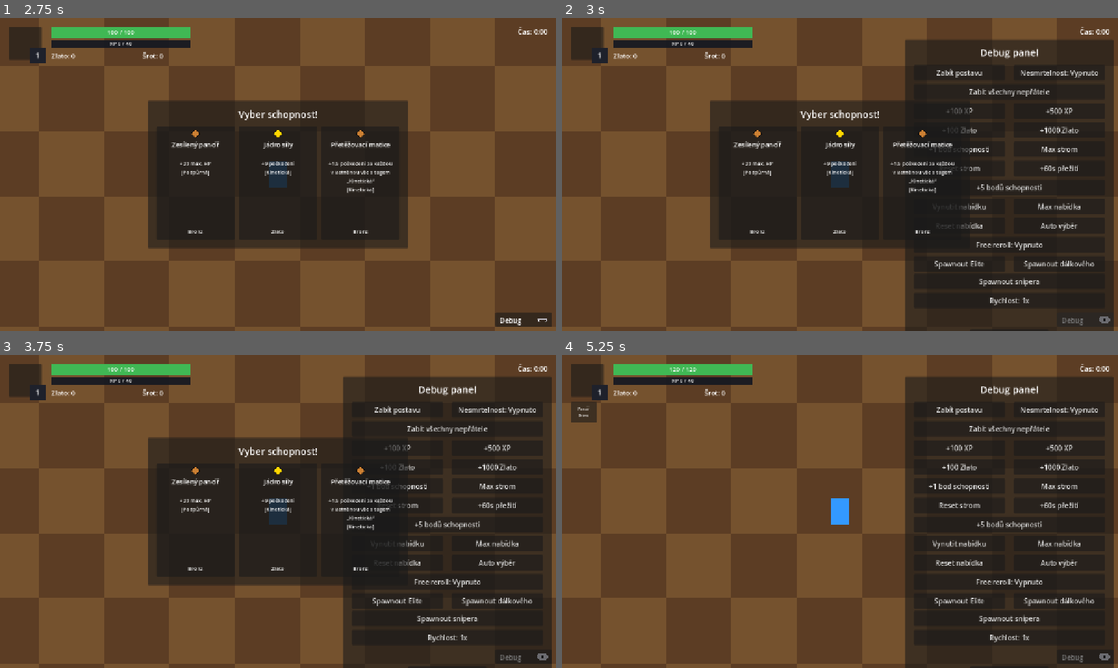
Above: before the commit, frames 1-4 (two rows, left to right).
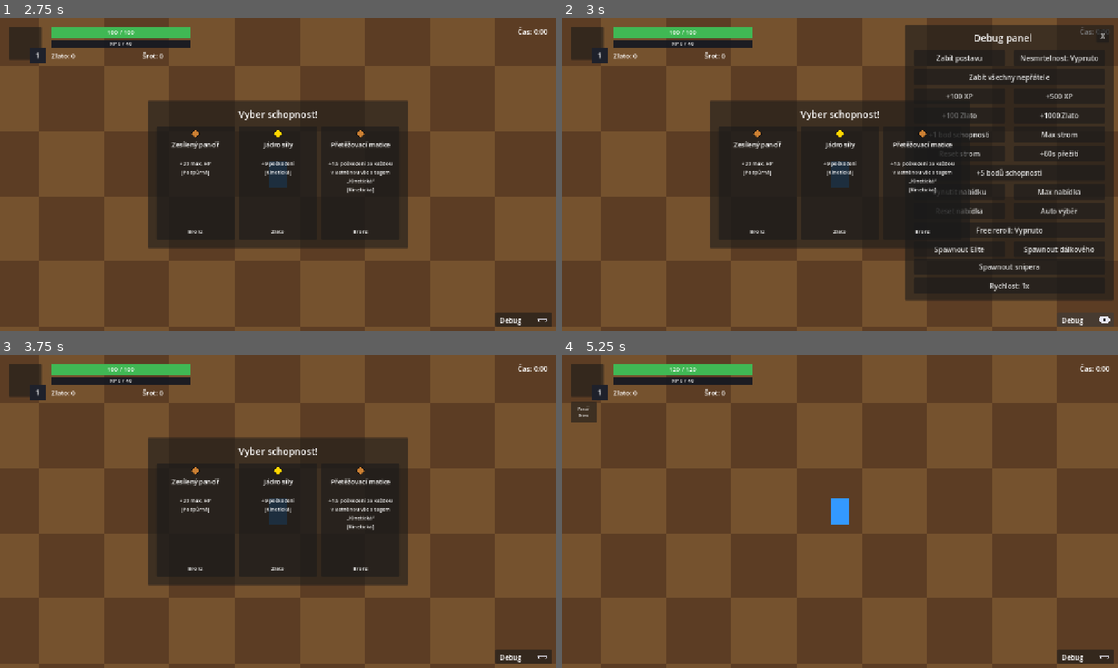
Above: after the commit, the same moments.

Repository: Wazzbi/auto-battler
Game: Godot game, scene res://scenes/main.tscn
The game is run twice, just before and just after one commit, with the same random seed, the same clock (stepped at 60 frames per second) and the same inputs.
Inputs (mouse positions are in pixels of both pictures, inside the frame that each line leads up to):
- Up to frame 1 (2.75 s): click (27, 43) at 0.5 s; click "Zavřít" at 1.25 s; move the mouse to (400, 158) at 2.02 s; hold D (move_right) from 2.03 s (still down)
- Up to frame 2 (3 s): release D (move_right) at 2.75 s; click "Debug" at 2.75 s
- Up to frame 3 (3.75 s): click (539, 373) at 3.5 s, where only the run after the commit has a clickable "X"
- Up to frame 4 (5.25 s): click (956, 411) at 4.25 s, where only the run before the commit has a clickable "Zabít postavu"; click "Zesílený pancíř" at 5 s

Frame 1 is identical in both runs. In frame 2, 9.4% of the frame differs, in the area x 61-100%, y 2-100%; in frame 3, 30%; in frame 4, 34%, in the area x 61-100%, y 7-100%.

Commit message:
Posunout Debug panel nahoru, zavření přesunout k nadpisu jako X
DebugPanel časem narostl natolik (spodní hrana za viewportem i přes
tlačítko Debug vpravo dole), že se tlačítko pro otevření/zavření stalo
za otevřeného panelu nedosažitelné - jediná cesta zavřít byla přes
tlačítko "Zavřít" uvnitř panelu samotného. Panel posunut nahoru a zmenšen
(y 50-750 -> 16-650, teď se celý vejde na obrazovku i nad tlačítko Debug),
tlačítko "Zavřít" přesunuto z prostředka spodního řádku (co dřív
překrývalo tlačítko Debug) do pravého horního rohu vedle nadpisu, teď
jen jako symbol "X" bez textu.

Co-Authored-By: Claude Sonnet 5 <noreply@anthropic.com>

Diff:
--- a/scenes/ui/hud.tscn
+++ b/scenes/ui/hud.tscn
@@ -527,19 +527,28 @@
 anchor_left = 1.0
 anchor_right = 1.0
 offset_left = -490.0
-offset_top = 50.0
+offset_top = 16.0
 offset_right = -10.0
-offset_bottom = 750.0
+offset_bottom = 650.0
 
 [node name="Title" type="Label" parent="Control/DebugPanel"]
 layout_mode = 0
 offset_left = 20.0
 offset_top = 14.0
-offset_right = 460.0
+offset_right = 430.0
 offset_bottom = 46.0
 theme_override_font_sizes/font_size = 22
 text = "Debug panel"
 horizontal_alignment = 1
+
+[node name="CloseButton" type="Button" parent="Control/DebugPanel"]
+layout_mode = 0
+offset_left = 440.0
+offset_top = 10.0
+offset_right = 470.0
+offset_bottom = 40.0
+theme_override_font_sizes/font_size = 16
+text = "X"
 
 [node name="KillButton" type="Button" parent="Control/DebugPanel"]
 layout_mode = 0
@@ -713,14 +722,6 @@
 offset_right = 460.0
 offset_bottom = 618.0
 text = "Rychlost: 1x"
-
-[node name="CloseButton" type="Button" parent="Control/DebugPanel"]
-layout_mode = 0
-offset_left = 150.0
-offset_top = 666.0
-offset_right = 330.0
-offset_bottom = 702.0
-text = "Zavřít"
 
 [node name="CharacterPanel" type="Panel" parent="Control"]
 visible = false
Not shown, changed: CLAUDE.md
